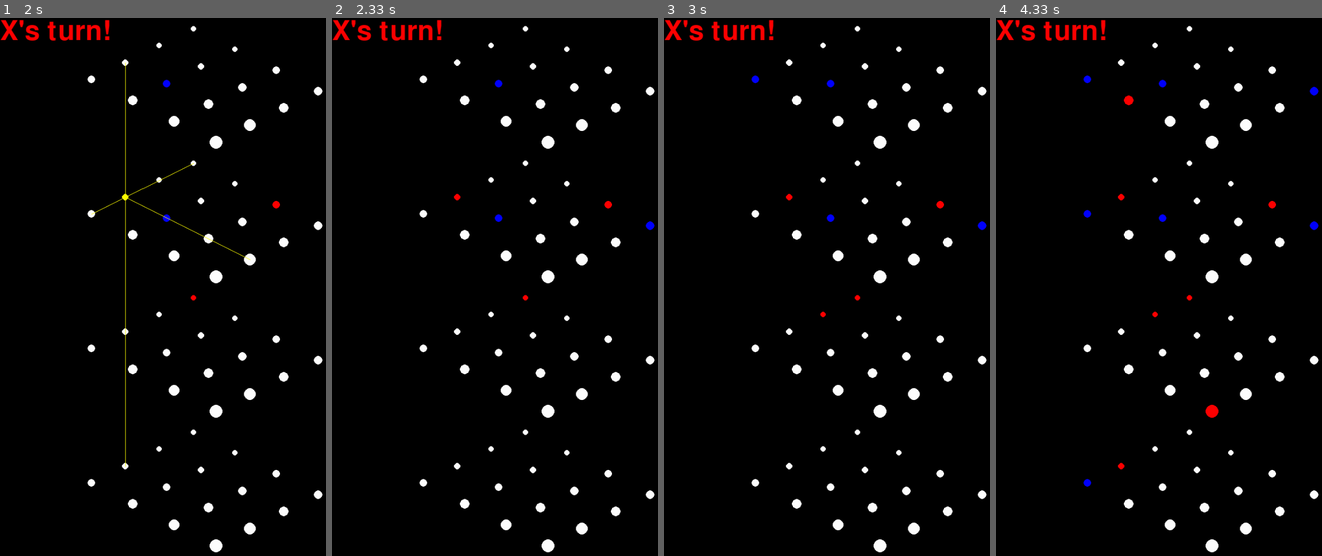
Above: before the commit, frames 1-4 (left to right).
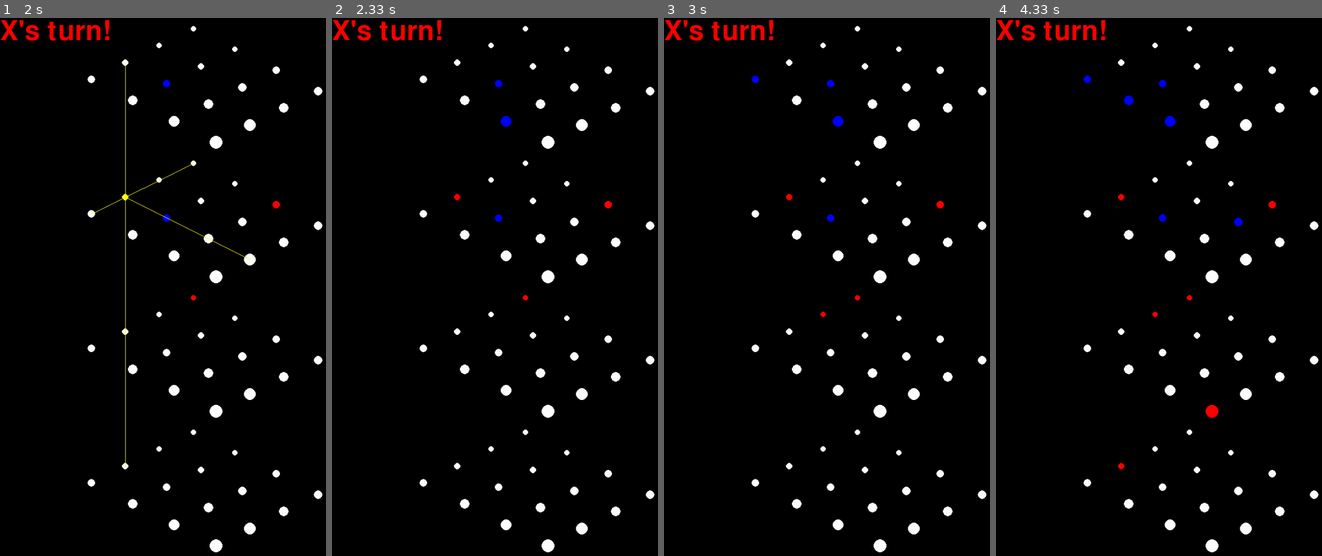
Above: after the commit, the same moments.

Repository: kluedemann/GitGud
Game: pygame game, started from main.py
Two runs of this game, one before a commit and one after it. Both use one fixed random seed, a clock stepped at 60 frames per second and the inputs below.
Inputs (mouse positions are in pixels of both pictures, inside the frame that each line leads up to):
- Up to frame 1 (2 s): click (192, 287) at 0.38 s; click (273, 217) at 1.32 s; move the mouse to (114, 200) at 1.6 s; click (114, 200) at 1.82 s
- Up to frame 2 (2.33 s): press the mouse at (446, 200) at 2.2 s; move the mouse to (472, 254) at 2.3 s
- Up to frame 3 (3 s): release the mouse at (833, 313) at 2.43 s
- Up to frame 4 (4.33 s): click (1119, 480) at 3.17 s; press the mouse at (1119, 480) at 3.43 s; move the mouse to (1126, 297) at 3.53 s; move the mouse to (1129, 109) at 3.63 s; release the mouse at (1129, 109) at 3.67 s; move the mouse to (1214, 421) at 3.9 s; click (1214, 421) at 4.07 s

Frame 1 is identical in both runs. In frame 2, less than 0.1% of the frame differs, in the area x 51-99%, y 18-40%; in frame 3, less than 0.1%; in frame 4, 0.3%, in the area x 26-99%, y 12-88%.

Commit message:
Look two steps ahead for opponent

Diff:
--- a/bot.py
+++ b/bot.py
@@ -137,9 +137,9 @@
         """
         if self.game_over(game):
             if game.check_win(self.player):
-                return 1 if depth != 0 else inf
+                return 1 if depth else inf
             elif game.check_win(self.opponent):
-                return -1 if depth != 0 else -inf
+                return -1 if depth > 2 else -inf
             else:
                 return 0
 
@@ -200,7 +200,7 @@
         Args:
         game: Tic tac toe game
         """
-        if game.turn_num < 4 or random.random() < self.epsilon:
+        if game.turn_num < 3 or random.random() < self.epsilon:
             z, x, y = random.randint(0, game.h - 1), random.randint(0, game.l - 1), random.randint(0, game.w - 1)
             while game.board[z][x][y] != ' ':
                 z, x, y = random.randint(0, game.h - 1), random.randint(0, game.l - 1), random.randint(0, game.w - 1)
--- a/main.py
+++ b/main.py
@@ -261,7 +261,6 @@
         text_image = text_font.render(text_str, True, color)
         self.surface.blit(text_image, (500, 475))
         self.surface.blit(text_image, (50, 475))
-        pygame.display.update()
         return
 
     def get_pos(self, coords):
